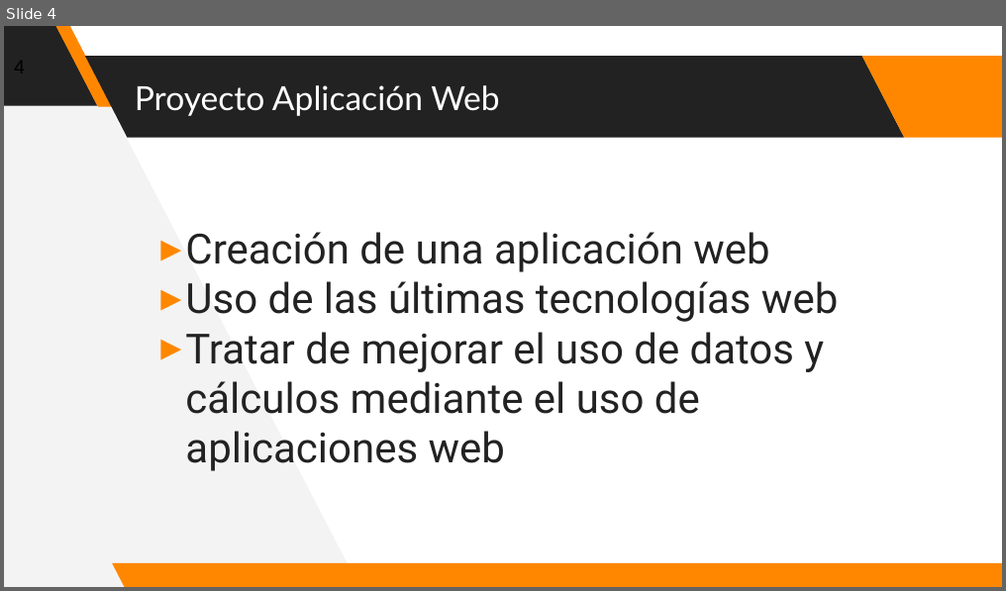
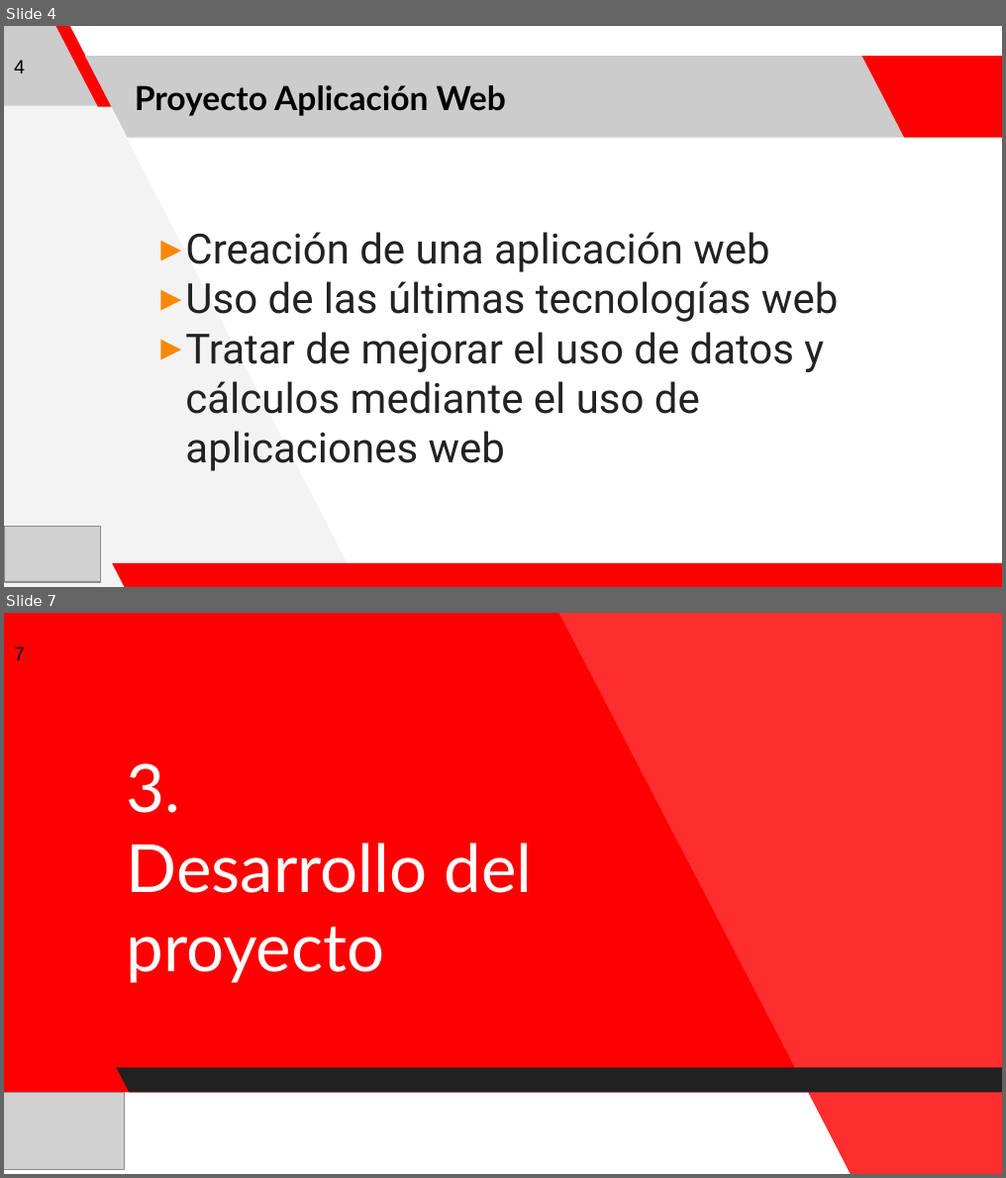
Before and after one commit to Linkk15/practicasEmpresa, a slide deck: appWebAngularJS/miPresent.pptx. Shown one above the other, each under a label of ours: slide 4 before the commit, slides 4 and 7 after it; the slides between them are not shown. The pictures are 1006x591 and 1006x1178 pixels, drawn with LibreOffice and Linux fonts; fonts in the diff are those of the drawing; grey boxes stand for pictures. Boxes give left, top, right and bottom in pixels: in the first picture for what was removed or moved away, otherwise in the second. Text is boxed around its words. In the diff, an @@ line names an element or a change of style, - is before the commit and + after.

```diff
--- a/appWebAngularJS/miPresent.pptx
+++ b/appWebAngularJS/miPresent.pptx
@@ slide 7 added at <box>4,613,1002,1174</box>, background #FF0000 @@
@@ freeform shape added at <box>558,613,1002,1174</box>, fill #FFFFFF at 18% opacity @@
@@ page number added at <box>14,647,25,661</box>, 14 pt, text #000000 @@
+7
@@ title added at <box>126,763,533,983</box>, 48 pt, text #FFFFFF @@
+3.
+Desarrollo del proyecto
@@ parallelogram added at <box>116,1068,1002,1093</box>, fill #222222 @@
@@ parallelogram added at <box>4,1093,850,1174</box>, fill #FFFFFF @@
@@ picture added at <box>4,1093,124,1169</box> @@
@@ slide 4 changed as well @@
@@ parallelogram at <box>4,26,97,106</box>: fill #222222 to #CCCCCC @@
@@ page number added at <box>14,60,25,74</box>, 14 pt, text #000000 @@
+4
@@ parallelogram at <box>85,56,904,138</box>: fill #222222 to #CCCCCC @@
@@ title "Proyecto Aplicación Web" at <box>135,85,506,116</box>: text colour #FFFFFF to #000000, bold on @@
@@ picture added at <box>5,527,102,582</box> @@
@@ fill #FF8700 to #FF0000 in 3 elements at <box>55,26,113,107</box>, <box>862,56,1002,138</box>, <box>112,564,1002,587</box> @@
```
Also in this commit, not shown: 11 other slides changed, 2 other slides added.
